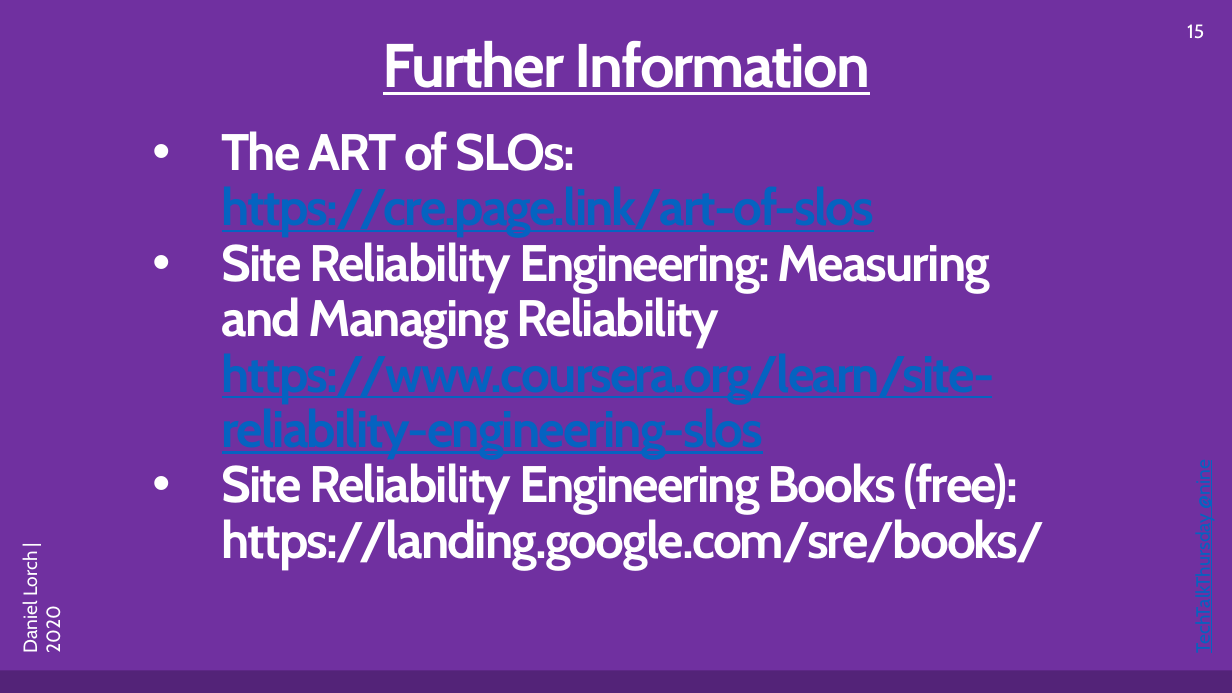
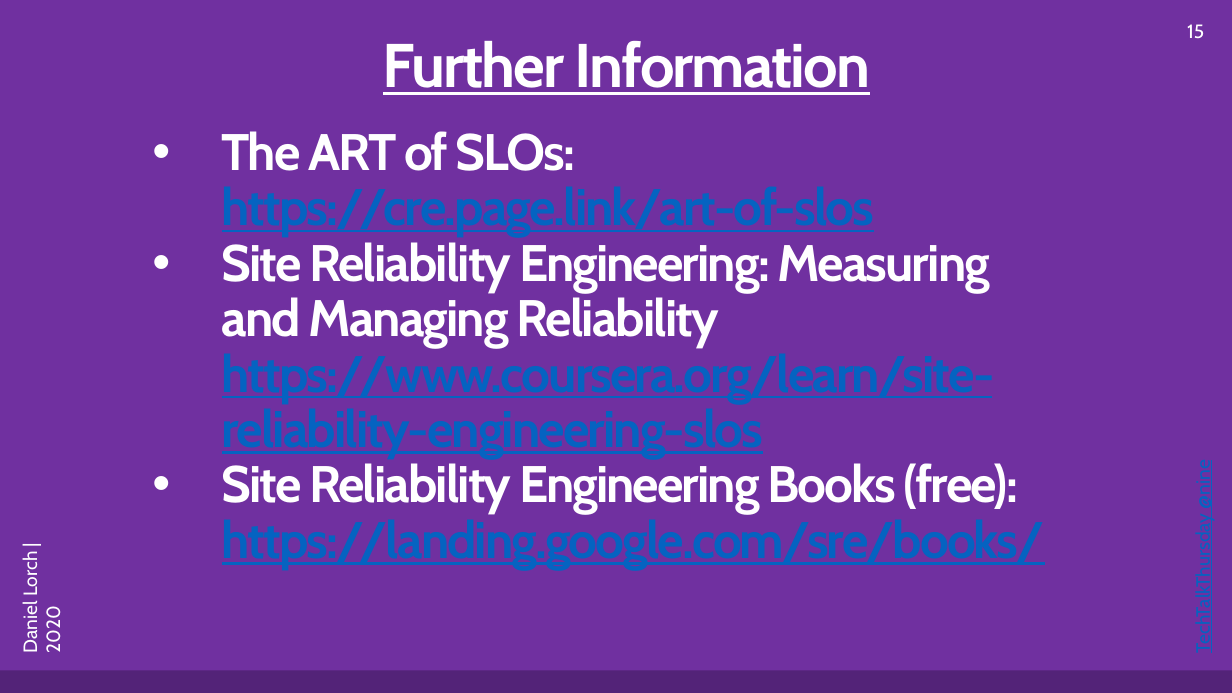
Before and after one commit to dlorch/presentations, a slide deck: slide 15 of 2020-site-reliability-engineering-sli-slo-error-budgets-techtalkthursday-nine/SRE-SLI-SLO-Error-Budgets_Lorch-20200722.pptx. Drawn at 1232x693 pixels with LibreOffice and Linux fonts; fonts in the diff are those of the drawing. Boxes give left, top, right and bottom in pixels: in the first picture for what was removed or moved away, otherwise in the second. Text is boxed around its words. In the diff, an @@ line names an element or a change of style, - is before the commit and + after.

```diff
--- a/2020-site-reliability-engineering-sli-slo-error-budgets-techtalkthursday-nine/SRE-SLI-SLO-Error-Budgets_Lorch-20200722.pptx
+++ b/2020-site-reliability-engineering-sli-slo-error-budgets-techtalkthursday-nine/SRE-SLI-SLO-Error-Budgets_Lorch-20200722.pptx
@@ text at <box>222,459,1045,569</box>: text colour #FFFFFF to #0563C1, underline on in "https://landing.google.com/sre/books/" @@
```
Also in this commit, not shown: 1 other file.
